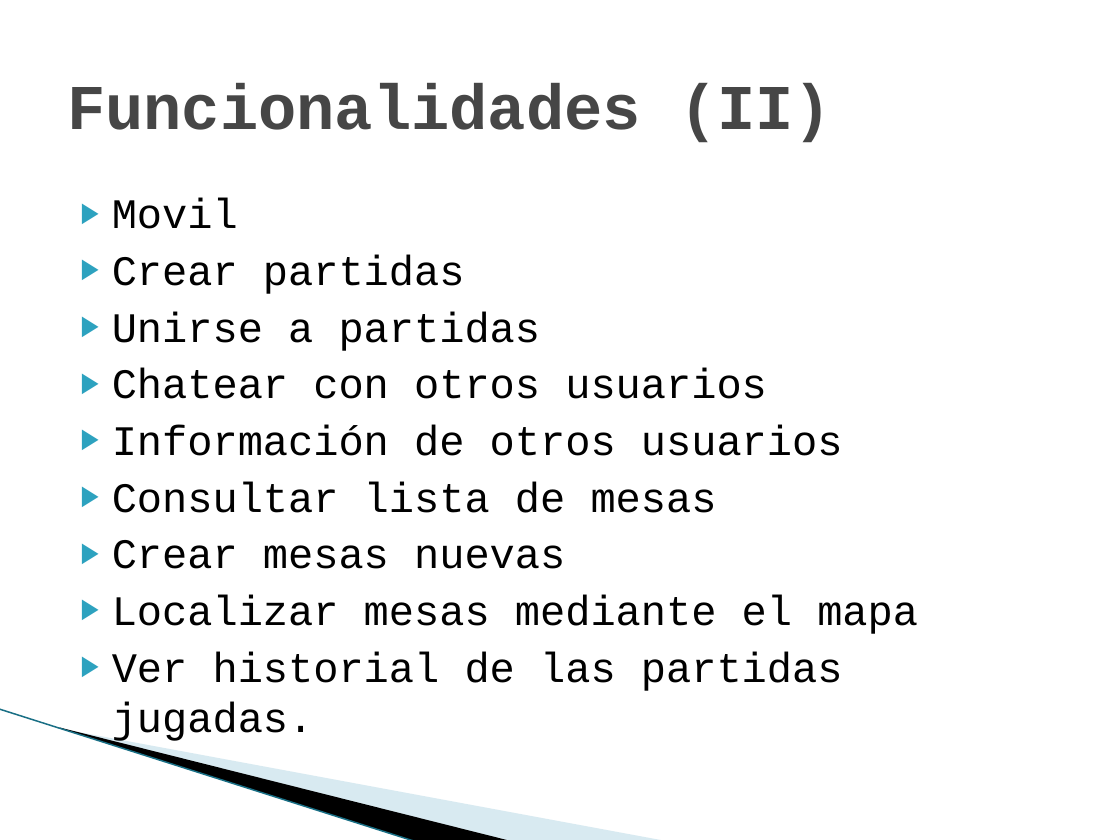
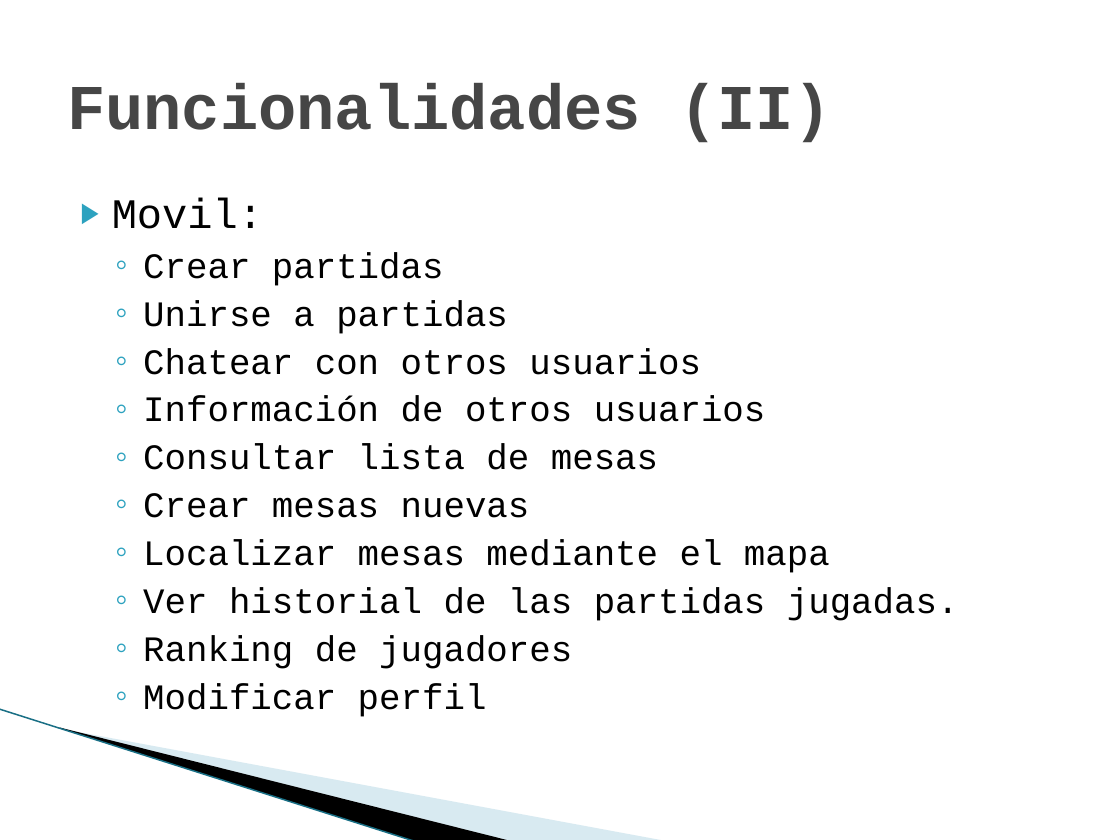
Before and after one commit to eaqpgrupo4/ProyectoFreepongv2, a slide deck: slide 5 of material/Presentacion Free Pong.pptx. Drawn at 1120x840 pixels with LibreOffice and Linux fonts; fonts in the diff are those of the drawing; background and template pictures are left out. Boxes give left, top, right and bottom in pixels: in the first picture for what was removed or moved away, otherwise in the second. Text is boxed around its words. In the diff, an @@ line names an element or a change of style, - is before the commit and + after.

```diff
--- a/material/Presentacion Free Pong.pptx
+++ b/material/Presentacion Free Pong.pptx
@@ text at <box>112,198,263,229</box>: text changed @@
-▶ Movil
+▶ Movil:
@@ text at <box>143,252,959,621</box>: size 27 to 23 pt in "Crear partidas", "Unirse a partidas", "Chatear con otros usuarios", "Información de otros usuarios" and 4 more places; bullet ▶ to ◦; list level 1 to 2 in "Crear partidas"; list level 1 to 2 in "Unirse a partidas"; list level 1 to 2 in "Chatear con otros usuarios"; list level 1 to 2 in "Información de otros usuarios"; list level 1 to 2 in "Consultar lista de mesas"; list level 1 to 2 in "Crear mesas nuevas"; list level 1 to 2 in "Localizar mesas mediante el mapa"; list level 1 to 2 in "Ver historial de las partidas ..." @@
@@ text at <box>143,636,572,717</box>: paragraphs added @@
+  ◦ Ranking de jugadores
+  ◦ Modificar perfil
```
Also in this commit, not shown: 1 other slide changed, 1 slide added, 3 other files.
